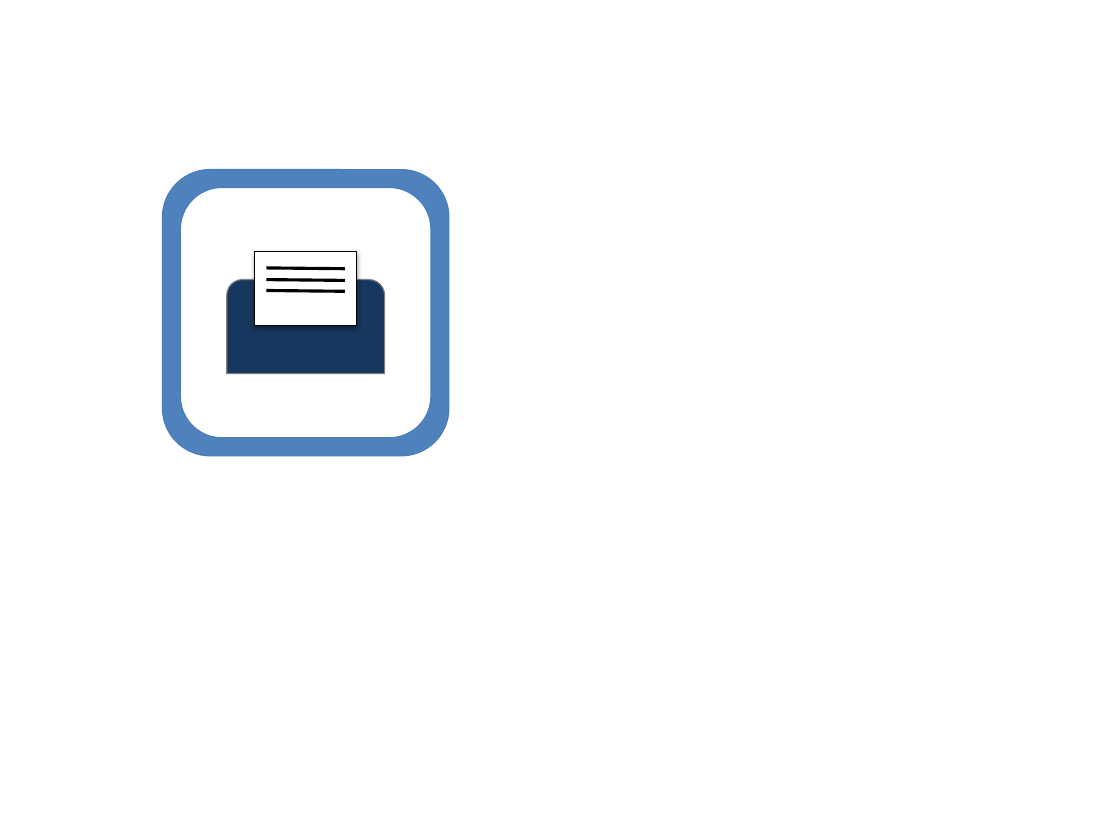
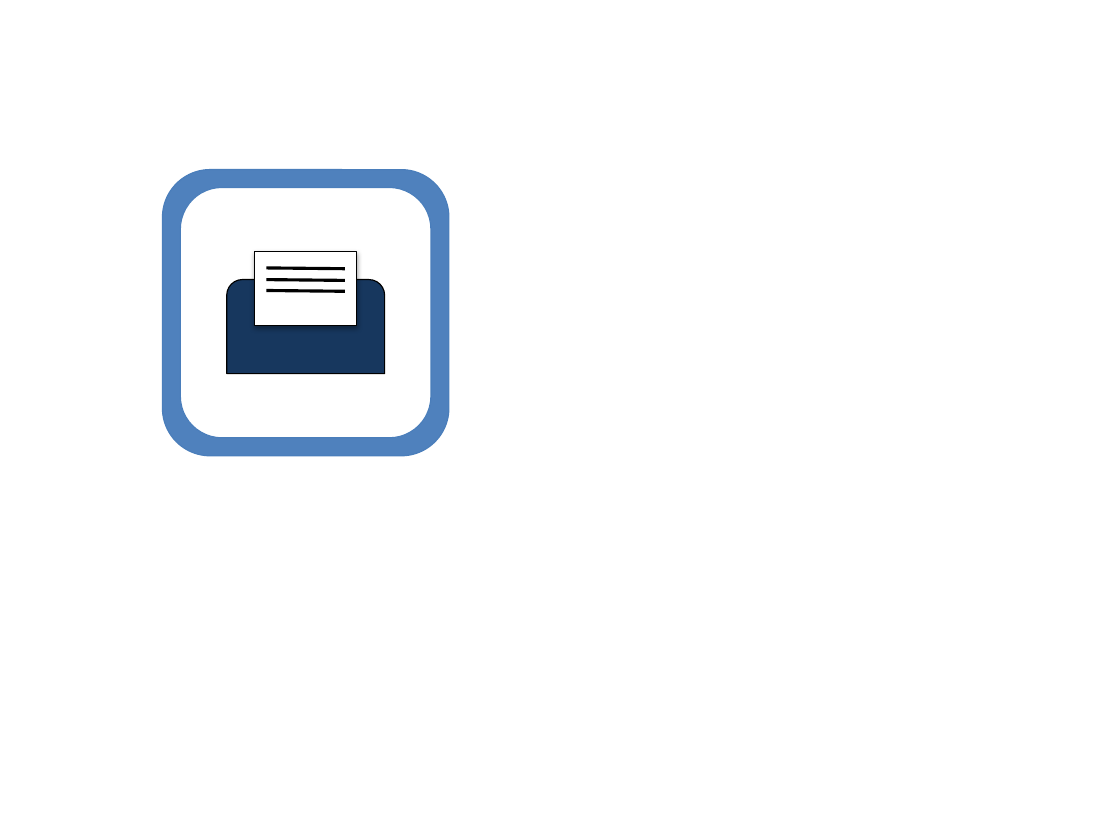
Before and after one commit to tuxfan/ska, a slide deck: slide 7 of viewer/icons/icons.pptx. Drawn at 1120x840 pixels with LibreOffice and Linux fonts; fonts in the diff are those of the drawing. Boxes give left, top, right and bottom in pixels: in the first picture for what was removed or moved away, otherwise in the second. Text is boxed around its words. In the diff, an @@ line names an element or a change of style, - is before the commit and + after.

```diff
--- a/viewer/icons/icons.pptx
+++ b/viewer/icons/icons.pptx
@@ round same rect at box(226, 280, 384, 374): outline #808080 0.75 pt to #000000 0.75 pt @@
```
Also in this commit, not shown: 1 other file.
